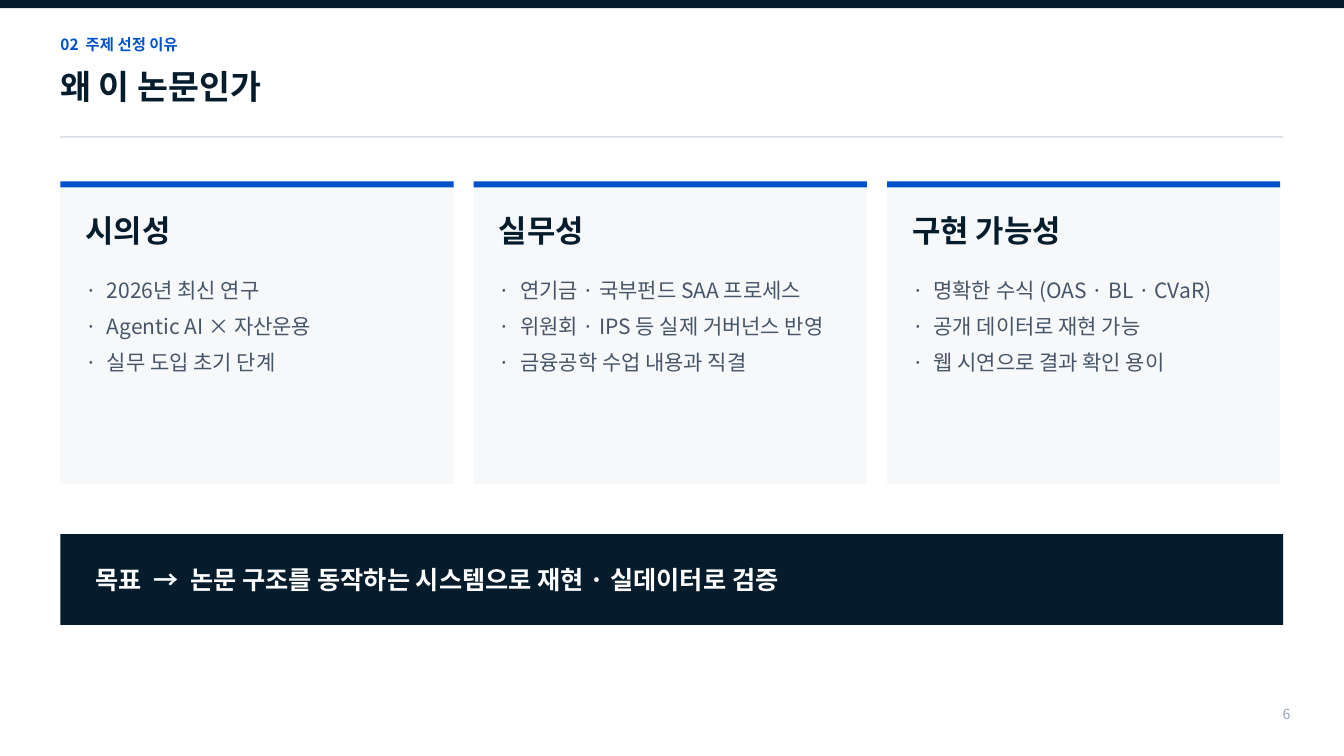
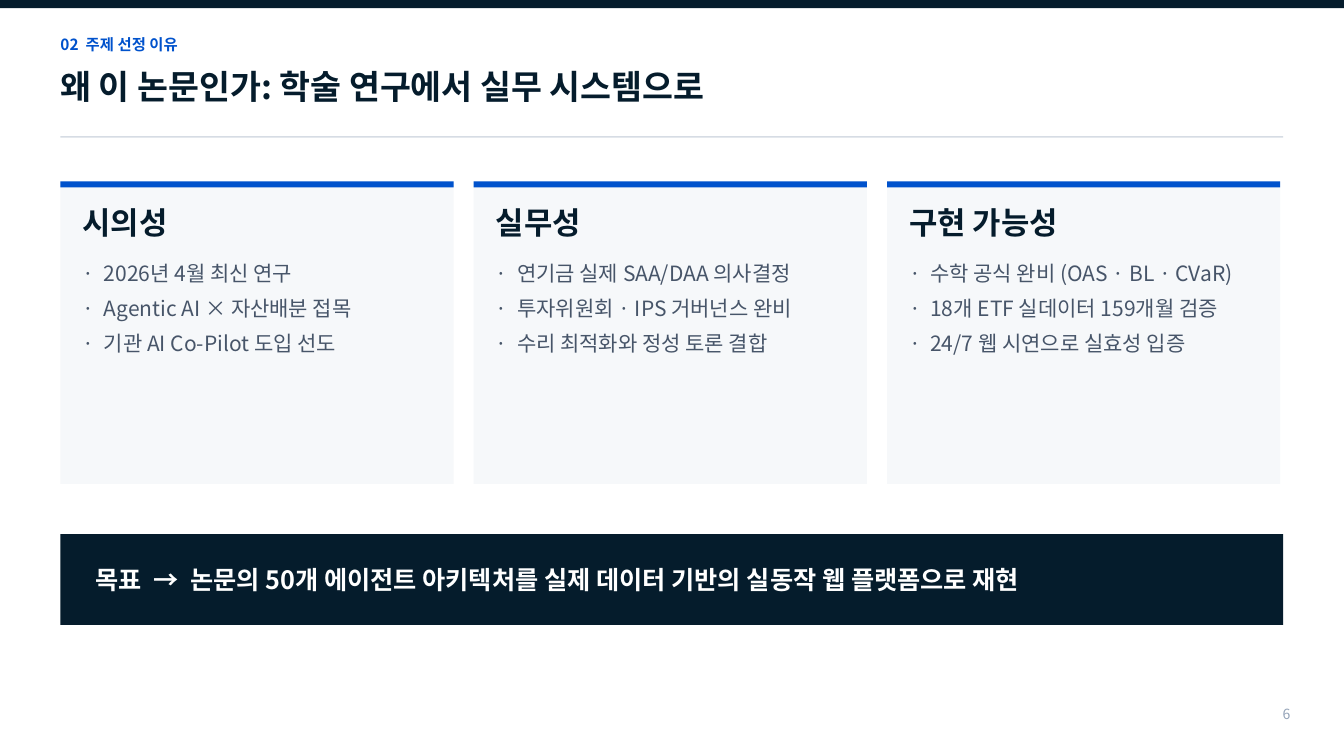
Before and after one commit to Placer-BAE/self-driving-portfolio, a slide deck: slide 6 of The_Self_Driving_Portfolio_중간발표_간결본.pptx. Drawn at 1344x756 pixels with LibreOffice and Linux fonts; fonts in the diff are those of the drawing. Boxes give left, top, right and bottom in pixels: in the first picture for what was removed or moved away, otherwise in the second. Text is boxed around its words. In the diff, an @@ line names an element or a change of style, - is before the commit and + after.

```diff
--- a/The_Self_Driving_Portfolio_중간발표_간결본.pptx
+++ b/The_Self_Driving_Portfolio_중간발표_간결본.pptx
@@ text at (x1=60, y1=70, x2=705, y2=102): text changed @@
-왜 이 논문인가
+왜 이 논문인가: 학술 연구에서 실무 시스템으로
@@ text "시의성" moved from (x1=86, y1=216, x2=171, y2=245) to (x1=83, y1=208, x2=168, y2=237) @@
@@ text "실무성" moved from (x1=499, y1=216, x2=584, y2=245) to (x1=496, y1=208, x2=581, y2=237) @@
@@ text "구현 가능성" moved from (x1=912, y1=216, x2=1061, y2=245) to (x1=909, y1=208, x2=1058, y2=237) @@
@@ text at (x1=104, y1=263, x2=352, y2=353): text changed @@
-· 2026년 최신 연구
-· Agentic AI × 자산운용
-· 실무 도입 초기 단계
+· 2026년 4월 최신 연구
+· Agentic AI × 자산배분 접목
+· 기관 AI Co-Pilot 도입 선도
@@ text at (x1=517, y1=263, x2=792, y2=353): text changed @@
-· 연기금 · 국부펀드 SAA 프로세스
-· 위원회 · IPS 등 실제 거버넌스 반영
-· 금융공학 수업 내용과 직결
+· 연기금 실제 SAA/DAA 의사결정
+· 투자위원회 · IPS 거버넌스 완비
+· 수리 최적화와 정성 토론 결합
@@ text at (x1=930, y1=263, x2=1233, y2=355): text changed @@
-· 명확한 수식 (OAS · BL · CVaR)
-· 공개 데이터로 재현 가능
-· 웹 시연으로 결과 확인 용이
+· 수학 공식 완비 (OAS · BL · CVaR)
+· 18개 ETF 실데이터 159개월 검증
+· 24/7 웹 시연으로 실효성 입증
@@ text at (x1=96, y1=567, x2=1019, y2=592): text changed @@
-목표 → 논문 구조를 동작하는 시스템으로 재현 · 실데이터로 검증
+목표 → 논문의 50개 에이전트 아키텍처를 실제 데이터 기반의 실동작 웹 플랫폼으로 재현
```
Also in this commit, not shown: 6 other slides changed, 7 slides added, 5 slides removed, 3 other files.
